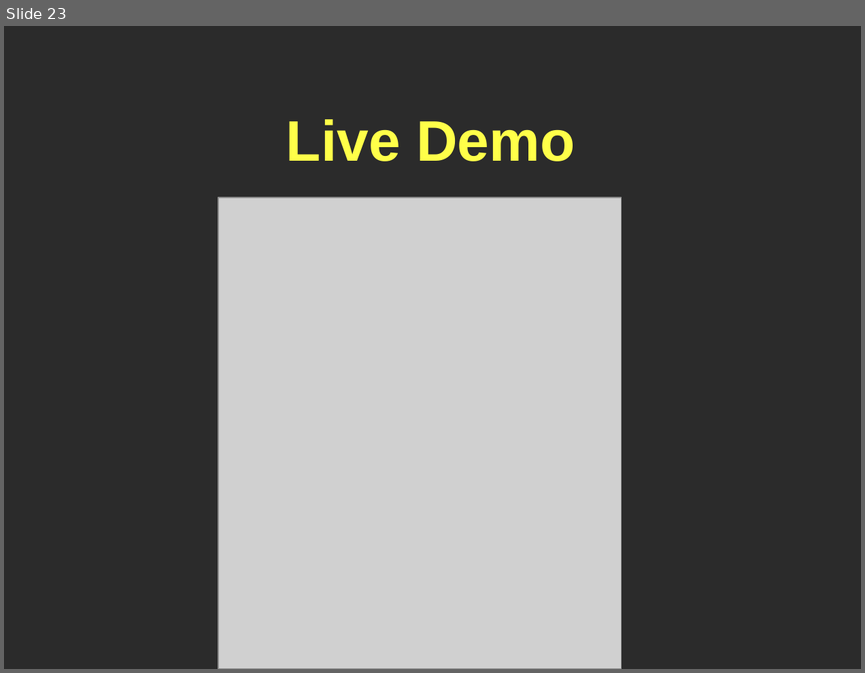
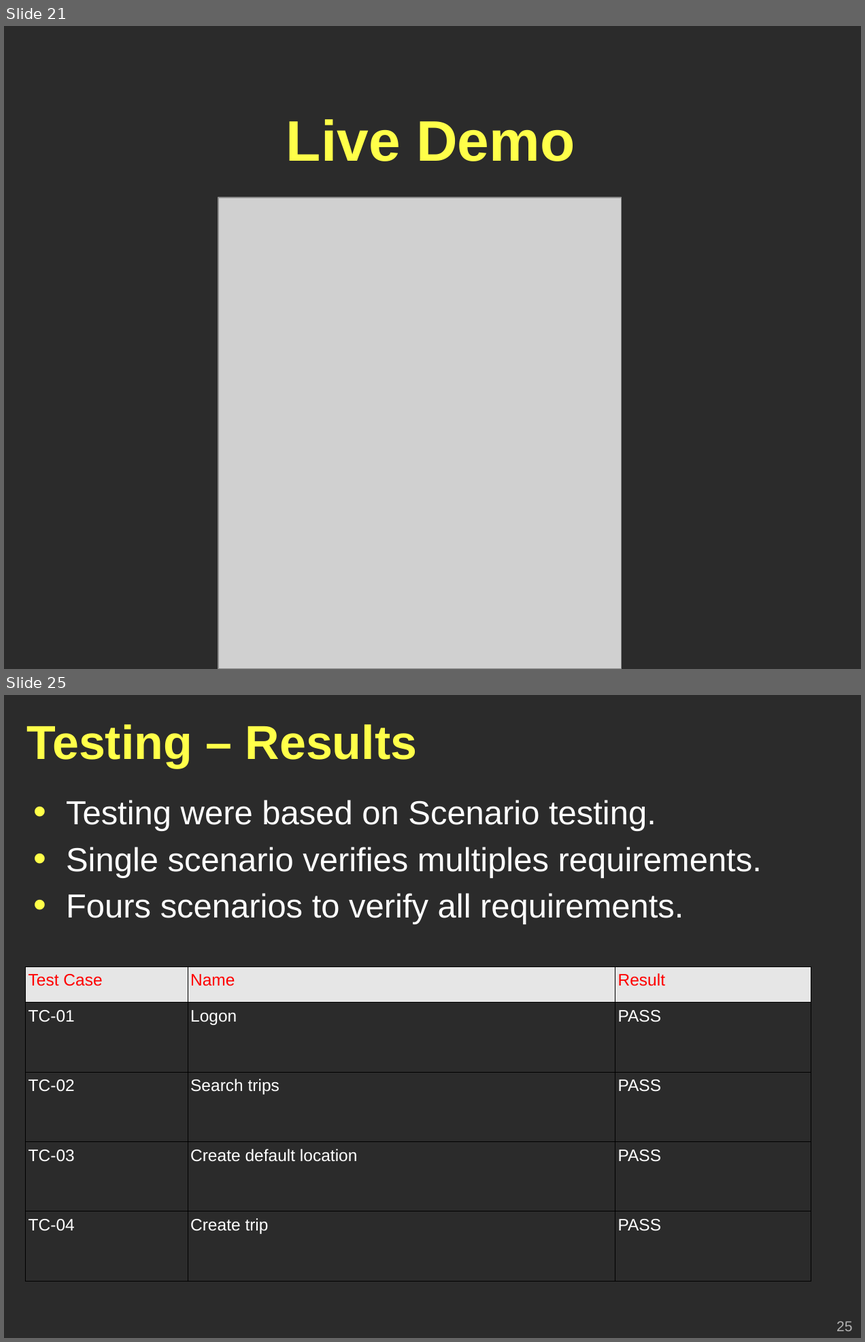
Before and after one commit to Geoffsc/psu-edu-sweng500, a slide deck: docs/presentation/sweng500-carpool-presentation.ppt. Shown one above the other, each under a label of ours: slide 23 before the commit, slides 21 and 25 after it; the slides between them are not shown. The pictures are 865x673 and 865x1342 pixels, drawn with LibreOffice and Linux fonts; fonts in the diff are those of the drawing; grey boxes stand for pictures; background and template pictures are left out; a plain dark background stands for a picture behind light text. Boxes give left, top, right and bottom in pixels: in the first picture for what was removed or moved away, otherwise in the second. Text is boxed around its words. In the diff, an @@ line names an element or a change of style, - is before the commit and + after.

Commit message:
Adds test slides to the presentation.

```diff
--- a/docs/presentation/sweng500-carpool-presentation.ppt
+++ b/docs/presentation/sweng500-carpool-presentation.ppt
@@ slide 25 added at (4, 695, 861, 1338), background picture (left out) @@
@@ title added at (27, 724, 417, 768), 40 pt, text #FFFF49, bold @@
+Testing – Results
@@ text added at (66, 800, 762, 924), 28 pt, text #FFFFFF @@
+• Testing were based on Scenario testing.
+• Single scenario verifies multiples requirements.
+• Fours scenarios to verify all requirements.
@@ table added at (26, 966, 811, 1281), 5 rows, 3 columns @@
+Test Case | Name | Result
+TC-01 | Logon | PASS
+TC-02 | Search trips | PASS
+TC-03 | Create default location | PASS
+TC-04 | Create trip | PASS
@@ page number added at (836, 1321, 852, 1331), 12 pt, text #B2B2B2 @@
+25
@@ what was slide 23 is now slide 21 @@
```
Also in this commit, not shown: 4 other slides added.
